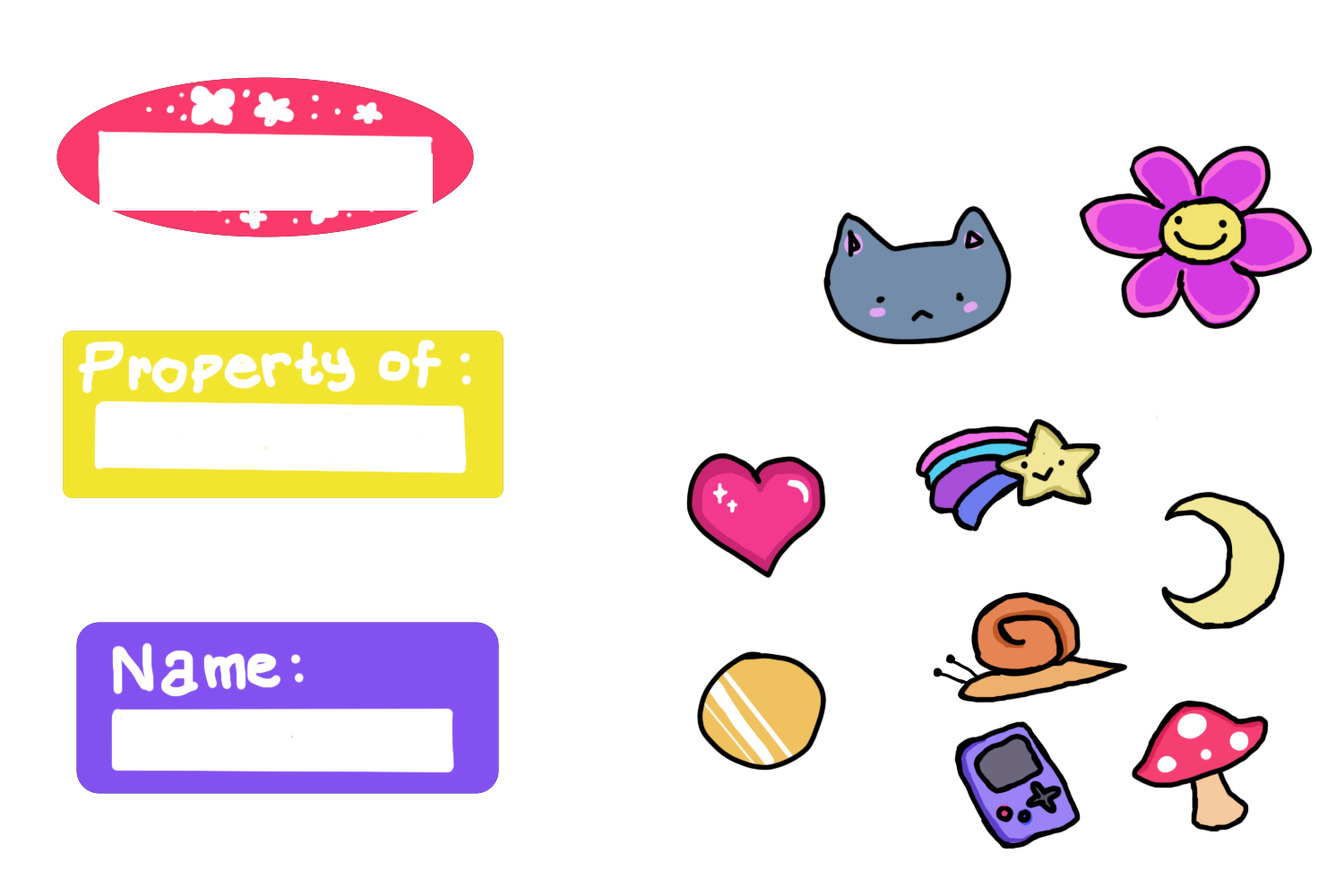
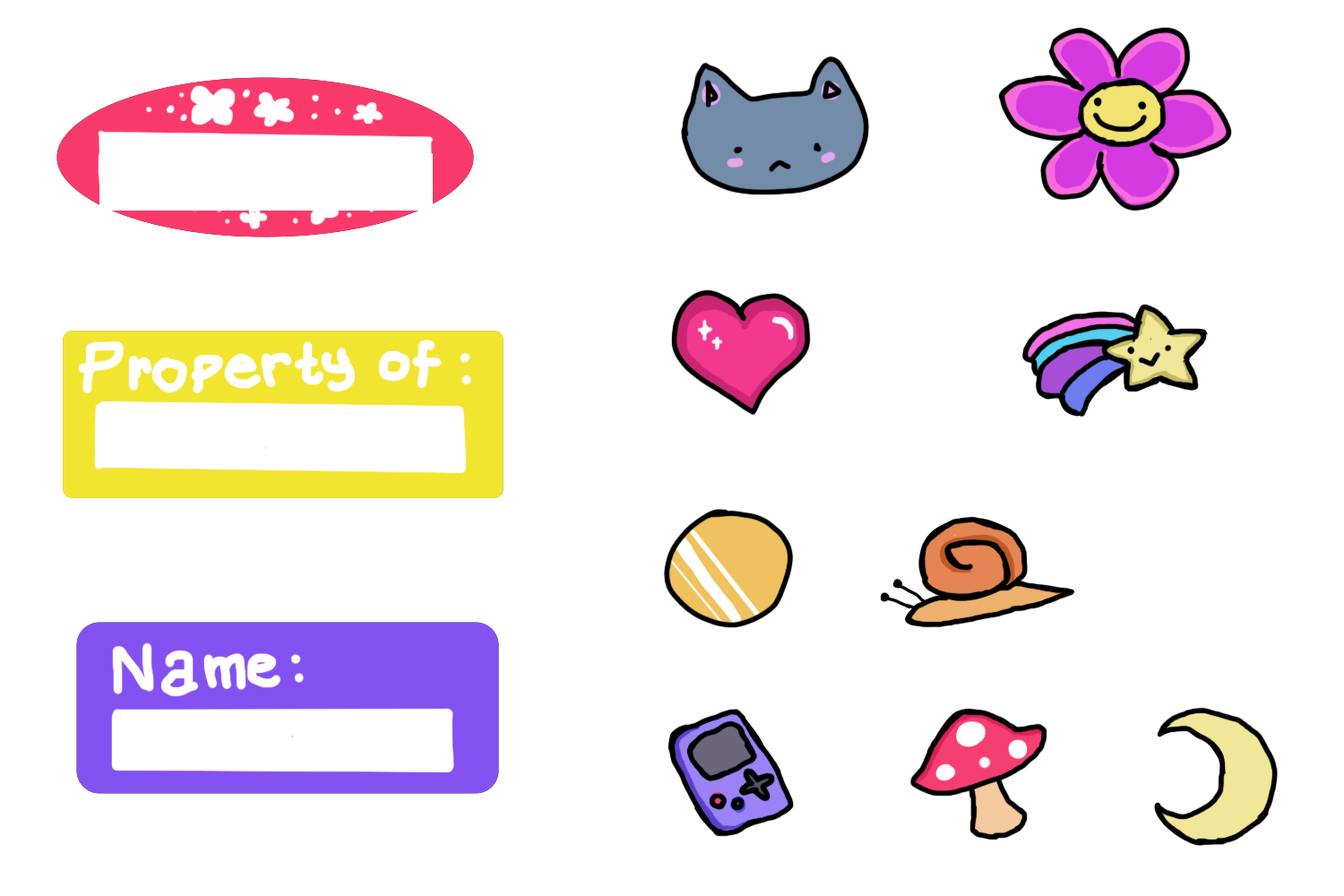
Layers edited between the first and the second (1344, 896) image:
painted on "Layer 2" over left=662, top=26, right=1313, bottom=850
